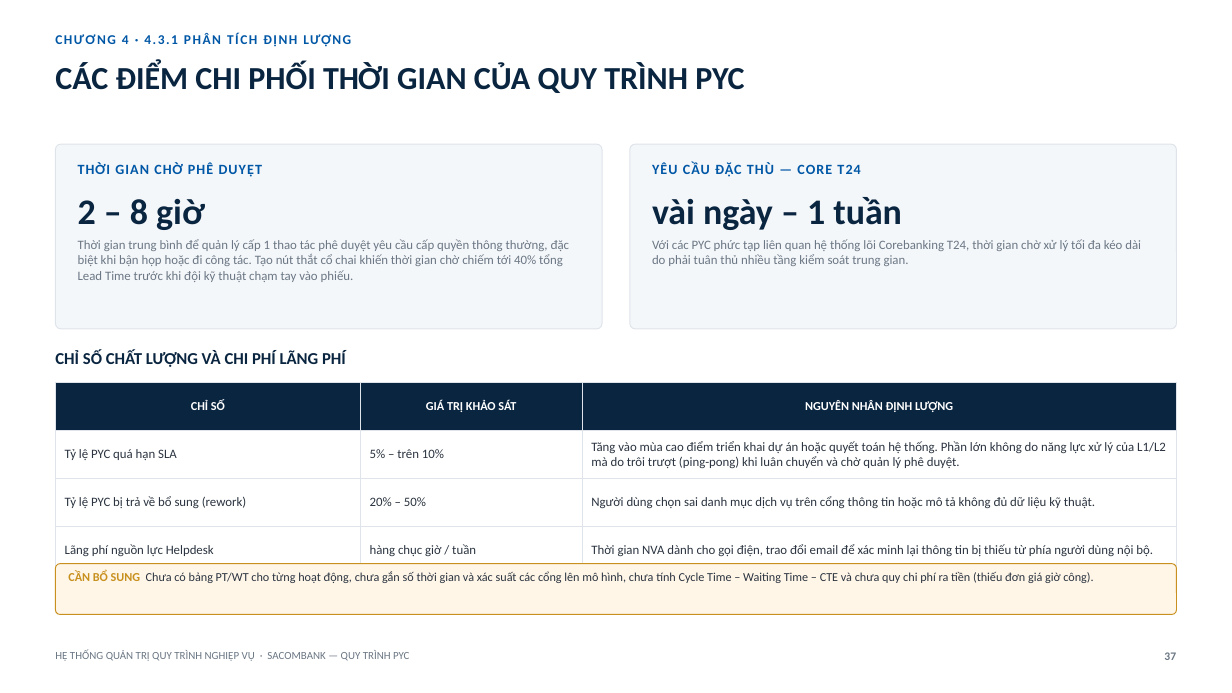
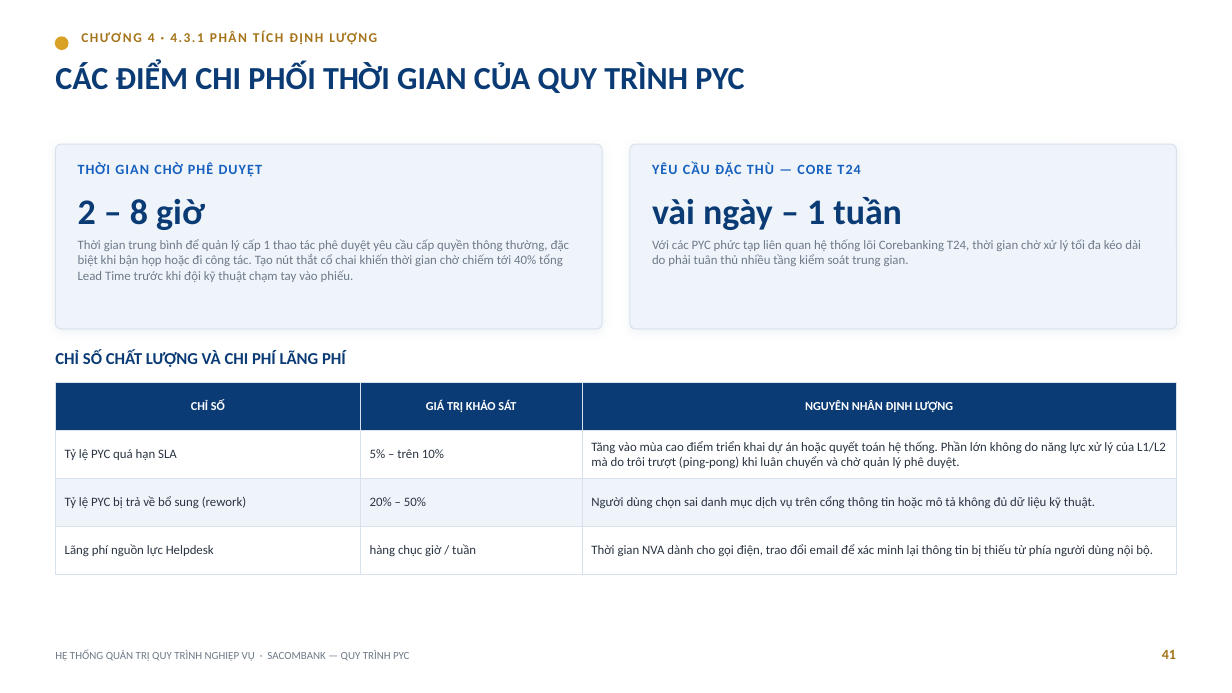
Before and after one commit to trilm83/SACOMBANK, a slide deck: slide 41 of BaoCao_PYC_Sacombank.pptx (slide 37 before the commit). Drawn at 1232x693 pixels with LibreOffice and Linux fonts; fonts in the diff are those of the drawing. Boxes give left, top, right and bottom in pixels: in the first picture for what was removed or moved away, otherwise in the second. Text is boxed around its words. In the diff, an @@ line names an element or a change of style, - is before the commit and + after.

```diff
--- a/BaoCao_PYC_Sacombank.pptx
+++ b/BaoCao_PYC_Sacombank.pptx
@@ ellipse added at [55, 37, 68, 50], fill #D9A227, outline #D9A227 1 pt @@
@@ text "CHƯƠNG 4 · 4.3.1 PHÂN ...": place and size @@
-text "CHƯƠNG 4 · 4.3.1 PHÂN ..." at [122, 35, 178, 44]
+text "CHƯƠNG 4 · 4.3.1 PHÂN ..." at [148, 33, 204, 42]
@@ text "CHƯƠNG 4 · 4.3.1 PHÂN ..." at [148, 33, 204, 42]: text colour #0057A6 to #A5741A @@
@@ rounded rectangle at [55, 144, 603, 329]: fill #F4F7FA to #EFF4FB; outline #DFE4EA 0.75 pt to #D8E1EC 0.75 pt; shadow on @@
@@ rounded rectangle at [630, 144, 1177, 329]: fill #F4F7FA to #EFF4FB; outline #DFE4EA 0.75 pt to #D8E1EC 0.75 pt; shadow on @@
@@ text "THỜI GIAN CHỜ PHÊ DUYỆT" at [78, 162, 262, 177]: text colour #0057A6 to #1660BF @@
@@ text "YÊU CẦU ĐẶC THÙ — ..." at [652, 162, 860, 177]: text colour #0057A6 to #1660BF @@
@@ text colour #0A2540 to #0B3B75 in 4 elements at [55, 62, 744, 93], [78, 199, 205, 230], [652, 197, 902, 230], [55, 350, 346, 367] @@
@@ table at [55, 383, 1177, 575] @@
@@ fill #0A2540 to #0B3B75 in row 1 @@
@@ fill none to #EFF4FB in row 3 @@
@@ text colour #2B3440 to #2A3442 @@
@@ borders changed @@
@@ rounded rectangle removed at [55, 564, 1177, 615] @@
@@ text removed at [68, 571, 1093, 583] @@
-CẦN BỔ SUNG Chưa có bảng PT/WT cho từng hoạt động, chưa gắn số thời gian và xác suất các cổng lên mô hình, chưa tính Cycle Time – Waiting Time – CTE và chưa quy chi phí ra tiền (thiếu đơn giá giờ công).
@@ text added at [1162, 650, 1176, 659], 11 pt, text #A5741A, bold @@
+41
@@ text removed at [1164, 652, 1176, 660] @@
-37
```
Also in this commit, not shown: 42 other slides changed, 12 slides added, 4 slides removed.
